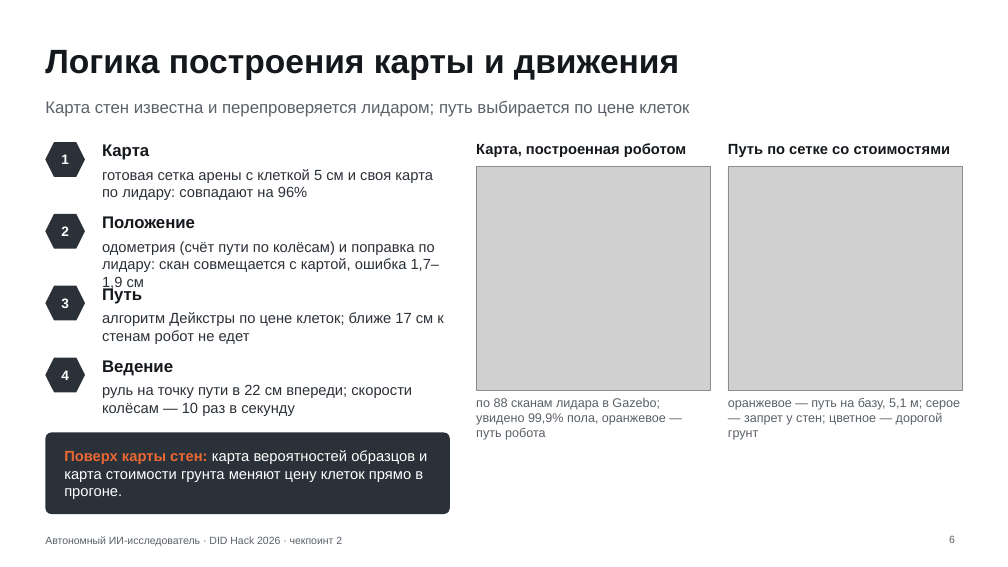
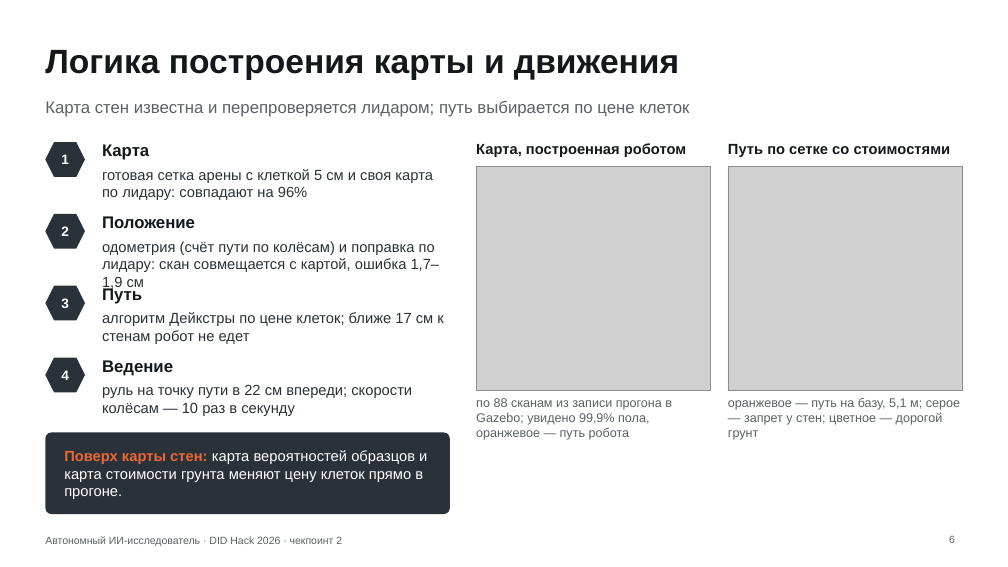
Before and after one commit to Mput13/did-hack, a slide deck: slide 6 of presentation/checkpoint2.pptx. Drawn at 1008x567 pixels with LibreOffice and Linux fonts; fonts in the diff are those of the drawing; grey boxes stand for pictures. Boxes give left, top, right and bottom in pixels: in the first picture for what was removed or moved away, otherwise in the second. Text is boxed around its words. In the diff, an @@ line names an element or a change of style, - is before the commit and + after.

```diff
--- a/presentation/checkpoint2.pptx
+++ b/presentation/checkpoint2.pptx
@@ text at (476, 398, 672, 440): text changed @@
-по 88 сканам лидара в Gazebo; увидено 99,9% пола, оранжевое — путь робота
+по 88 сканам из записи прогона в Gazebo; увидено 99,9% пола, оранжевое — путь робота
```
Also in this commit, not shown: 3 other slides changed, 41 other files.
